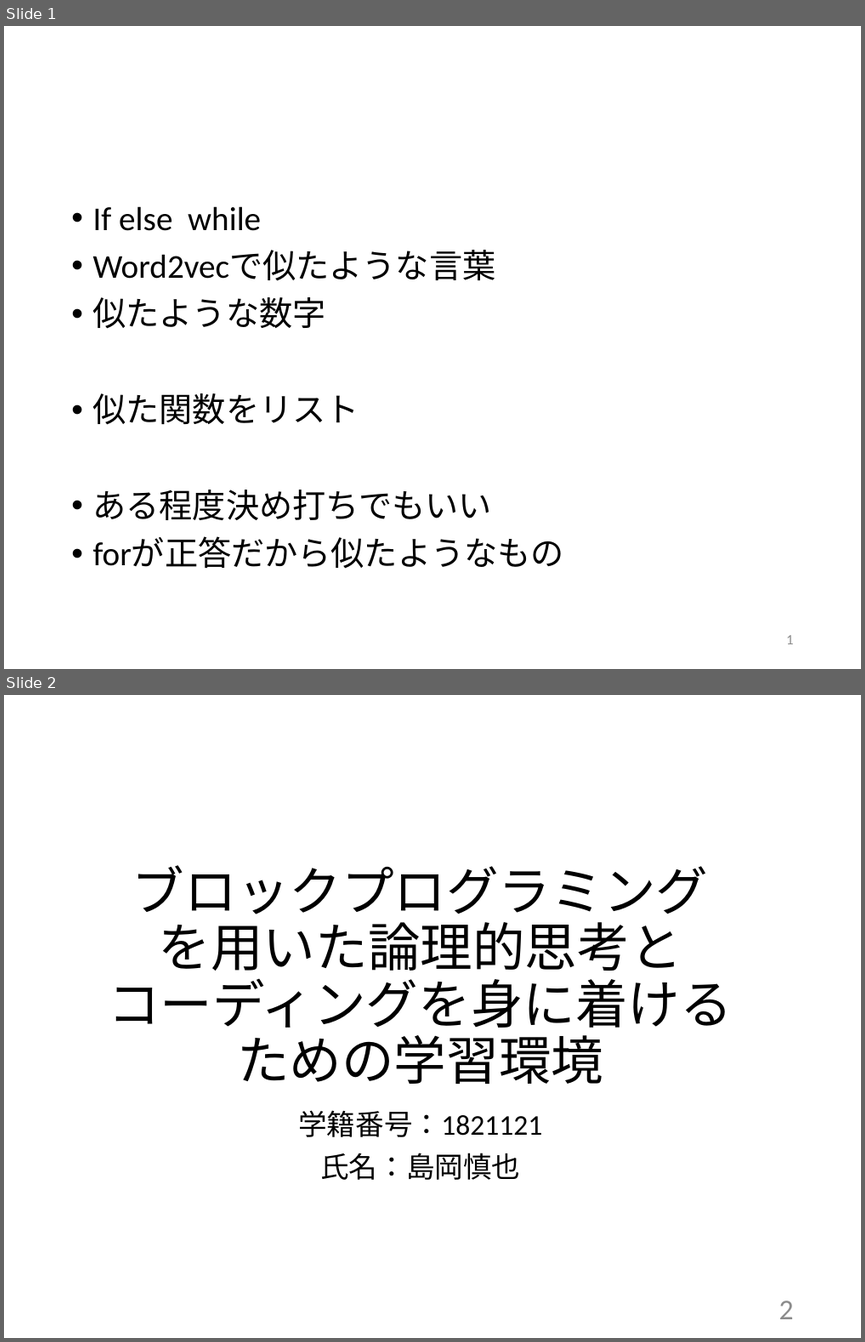
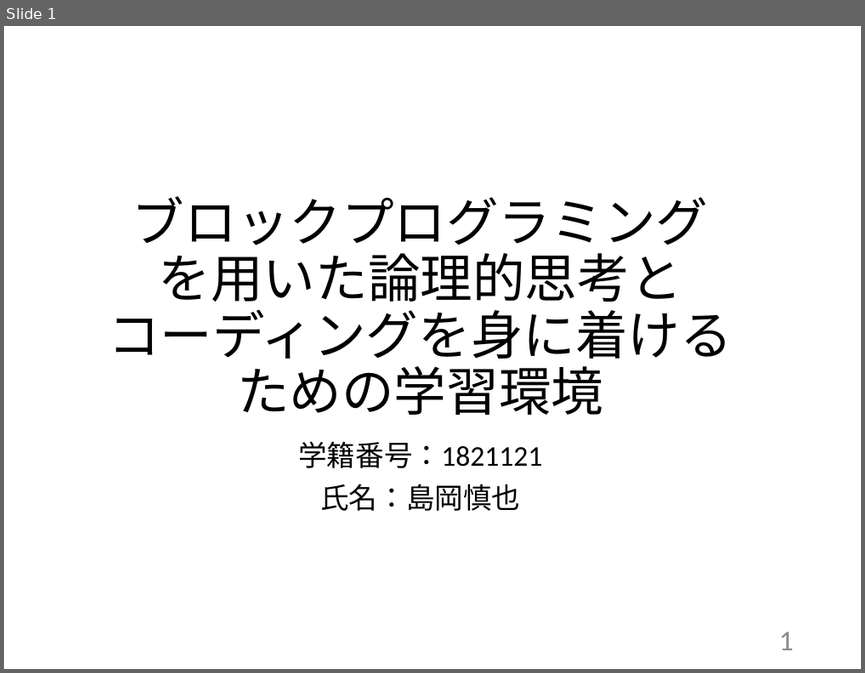
Before and after one commit to kait-takanolab/1821121-shimaoka-thesis, a slide deck: 1821121_shimaoka_sotsuken.pptx. Shown one above the other, each under a label of ours: slides 1 and 2 before the commit, slide 1 after it. The pictures are 865x1342 and 865x673 pixels, drawn with LibreOffice and Linux fonts; fonts in the diff are those of the drawing. Boxes give left, top, right and bottom in pixels: in the first picture for what was removed or moved away, otherwise in the second. Text is boxed around its words. In the diff, an @@ line names an element or a change of style, - is before the commit and + after.

```diff
--- a/1821121_shimaoka_sotsuken.pptx
+++ b/1821121_shimaoka_sotsuken.pptx
@@ slide 1 removed at bbox=[4, 26, 861, 669], background #FFFFFF @@
@@ text removed at bbox=[93, 206, 564, 568] @@
-• If else while
-• Word2vecで似たような言葉
-• 似たような数字
-• 似た関数をリスト
-• ある程度決め打ちでもいい
-• forが正答だから似たようなもの
@@ page number removed at bbox=[786, 635, 793, 644] @@
-1
@@ what was slide 2 is now slide 1 @@
@@ page number at bbox=[779, 631, 794, 650]: text changed @@
-2
+1
```
Also in this commit, not shown: 1 slide changed, 4 slides added.
